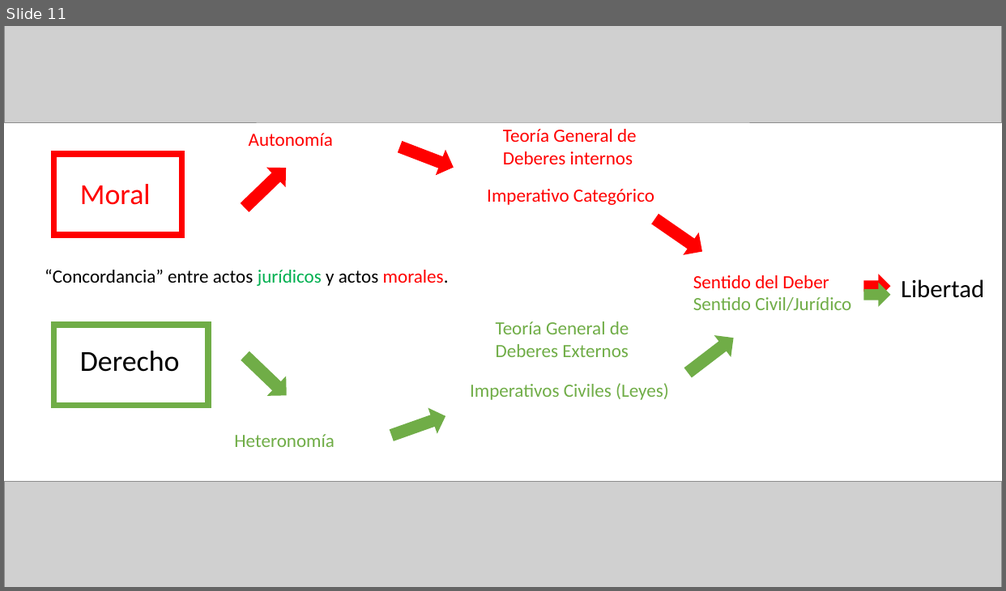
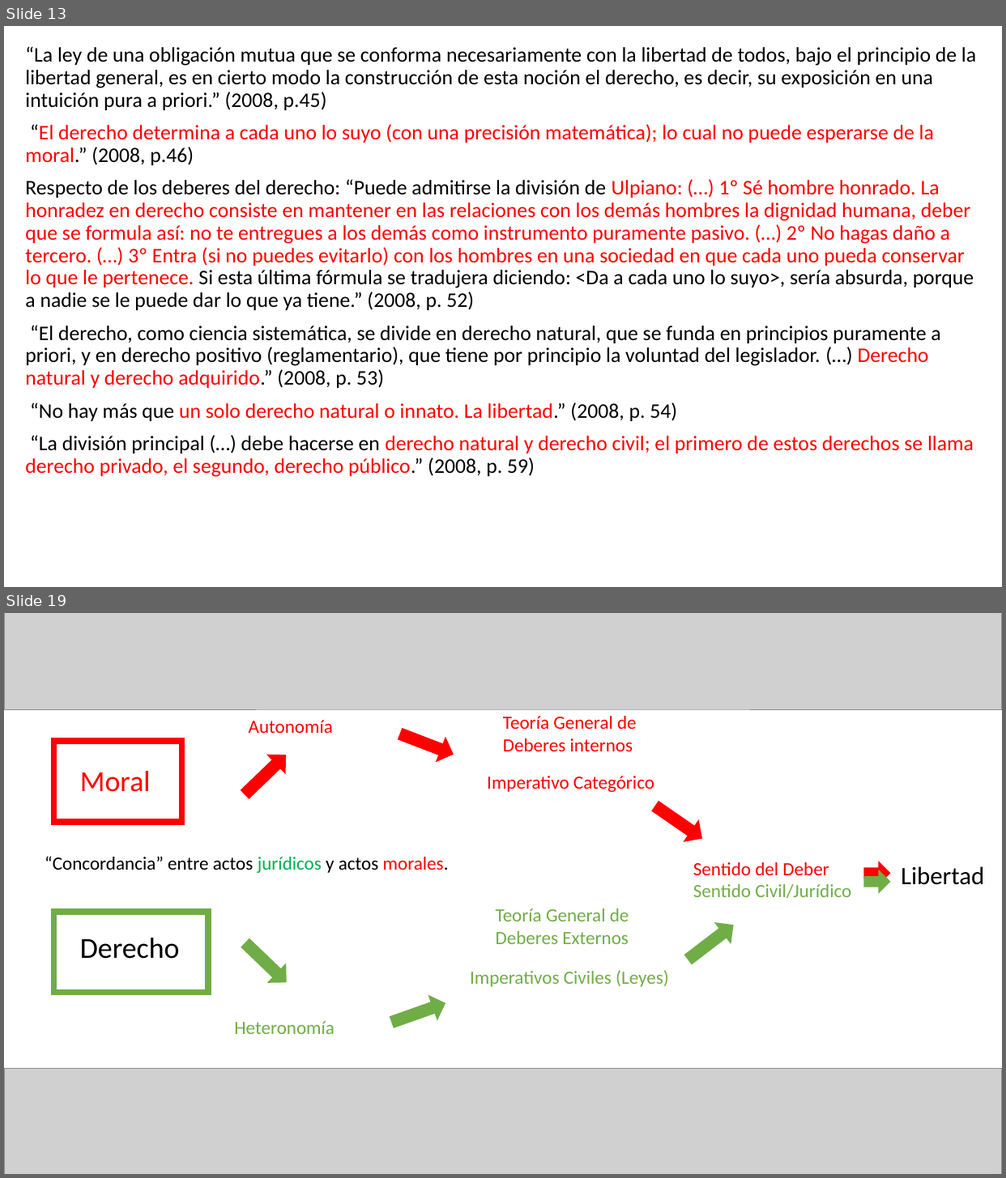
Before and after one commit to zaboltar/zaboltar.github.io, a slide deck: assets uarm/2024 1/moderna/Kant - Doctrina del Derecho.pptx. Shown one above the other, each under a label of ours: slide 11 before the commit, slides 13 and 19 after it; the slides between them are not shown. The pictures are 1006x591 and 1006x1178 pixels, drawn with LibreOffice and Linux fonts; fonts in the diff are those of the drawing; grey boxes stand for pictures. Boxes give left, top, right and bottom in pixels: in the first picture for what was removed or moved away, otherwise in the second. Text is boxed around its words. In the diff, an @@ line names an element or a change of style, - is before the commit and + after.

Commit message:
kant doc derecho

```diff
--- a/assets uarm/2024 1/moderna/Kant - Doctrina del Derecho.pptx
+++ b/assets uarm/2024 1/moderna/Kant - Doctrina del Derecho.pptx
@@ slide 13 added at [4, 26, 1002, 587], background #FFFFFF @@
@@ text added at [25, 46, 976, 477], 20 pt, text #000000 @@
+“La ley de una obligación mutua que se conforma necesariamente con la libertad de todos, bajo el principio de la libertad general, es en cierto modo la construcción de esta noción el derecho, es decir, su exposición en una intuición pura a priori.” (2008, p.45)
+“El derecho determina a cada uno lo suyo (con una precisión matemática); lo cual no puede esperarse de la moral.” (2008, p.46)
+Respecto de los deberes del derecho: “Puede admitirse la división de Ulpiano: (…) 1º Sé hombre honrado. La honradez en derecho consiste en mantener en las relaciones con los demás hombres la dignidad humana, deber que se formula así: no te entregues a los demás como instrumento puramente pasivo. (…) 2º No hagas daño a tercero. (…) 3º Entra (si no puedes evitarlo) con los hombres en una sociedad en que cada uno pueda conservar lo que le pertenece. Si esta última fórmula se tradujera diciendo: <Da a cada uno lo suyo>, sería absurda, porque a nadie se le puede dar lo que ya tiene.” (2008, p. 52)
+“El derecho, como ciencia sistemática, se divide en derecho natural, que se funda en principios puramente a priori, y en derecho positivo (reglamentario), que tiene por principio la voluntad del legislador. (…) Derecho natural y derecho adquirido.” (2008, p. 53)
+“No hay más que un solo derecho natural o innato. La libertad.” (2008, p. 54)
+“La división principal (…) debe hacerse en derecho natural y derecho civil; el primero de estos derechos se llama derecho privado, el segundo, derecho público.” (2008, p. 59)
@@ what was slide 11 is now slide 19 @@
```
Also in this commit, not shown: 1 slide changed, 7 other slides added, 6 other files.
